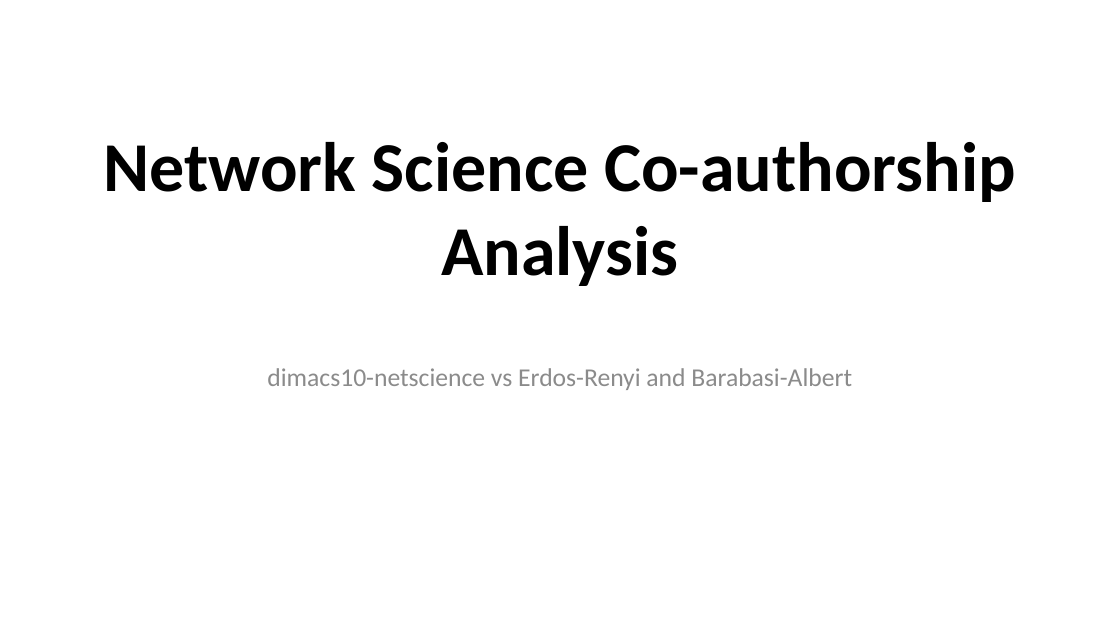
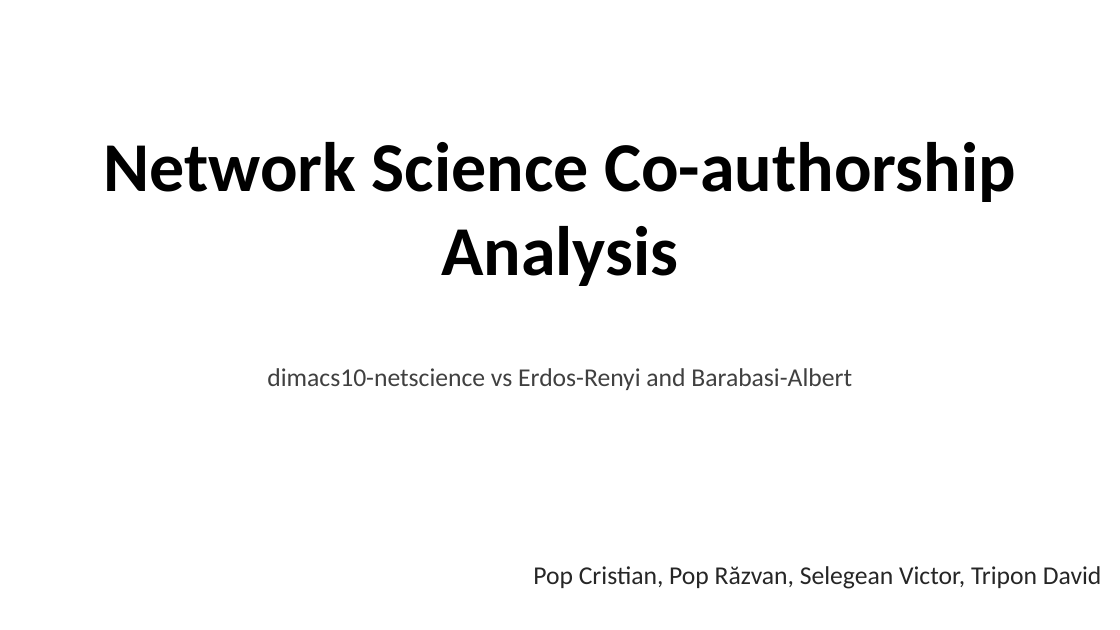
Before and after one commit to cristi-an-pop/graphs, a slide deck: slide 1 of NetworkScience_Presentation.pptx. Drawn at 1120x630 pixels with LibreOffice and Linux fonts; fonts in the diff are those of the drawing. Boxes give left, top, right and bottom in pixels: in the first picture for what was removed or moved away, otherwise in the second. Text is boxed around its words. In the diff, an @@ line names an element or a change of style, - is before the commit and + after.

```diff
--- a/NetworkScience_Presentation.pptx
+++ b/NetworkScience_Presentation.pptx
@@ subtitle "dimacs10-netscience vs Erdos-Renyi and Barabasi-Albert" at (267, 368, 852, 390): text colour #8C8C8C to #404040 @@
@@ text added at (533, 566, 1102, 589), 22 pt, text #262626 @@
+Pop Cristian, Pop Răzvan, Selegean Victor, Tripon David
```
Also in this commit, not shown: 7 other slides changed, 1 slide added, 6 slides removed.
